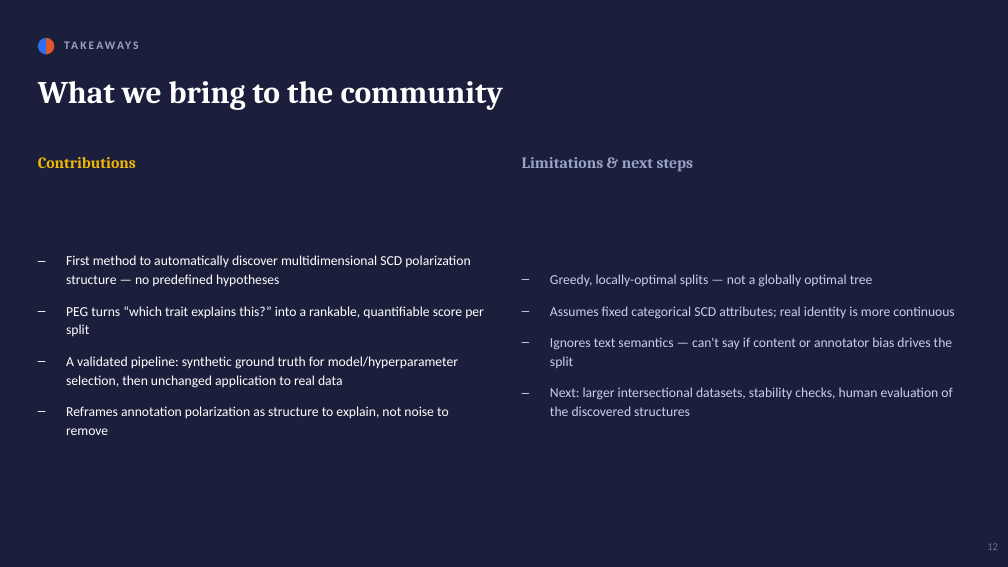
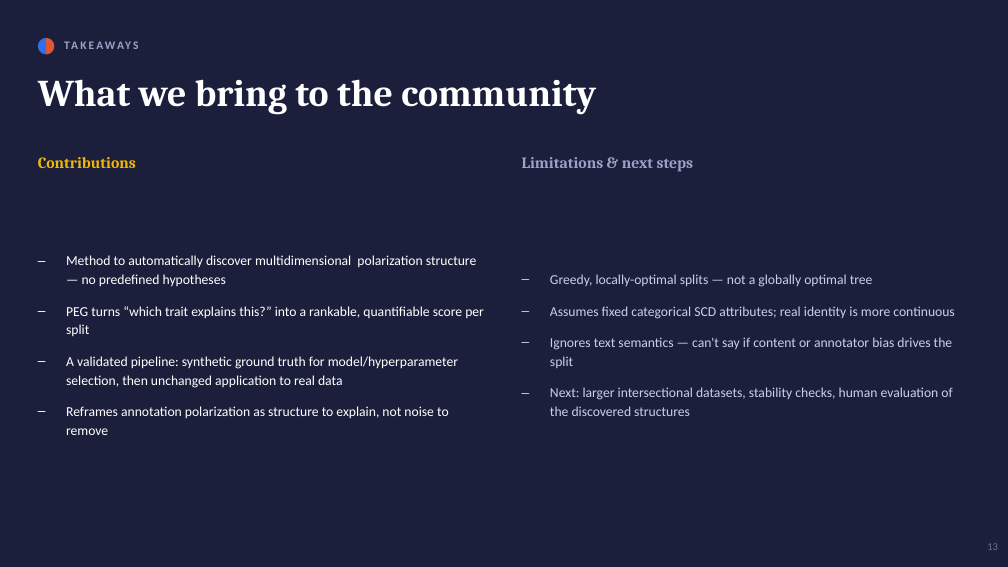
Before and after one commit to Swkratis210204/polartox, a slide deck: slide 13 of polarized_trees/Polarized_Trees_Presentation.pptx. Drawn at 1008x567 pixels with LibreOffice and Linux fonts; fonts in the diff are those of the drawing. Boxes give left, top, right and bottom in pixels: in the first picture for what was removed or moved away, otherwise in the second. Text is boxed around its words. In the diff, an @@ line names an element or a change of style, - is before the commit and + after.

```diff
--- a/polarized_trees/Polarized_Trees_Presentation.pptx
+++ b/polarized_trees/Polarized_Trees_Presentation.pptx
@@ text "What we bring to the ..." at [38, 79, 596, 115]: size 30 to 36 pt @@
@@ text at [66, 255, 476, 287]: text changed @@
-– First method to automatically discover multidimensional SCD polarization structure — no predefined hypotheses
+– Method to automatically discover multidimensional polarization structure — no predefined hypotheses
```
Also in this commit, not shown: 9 other slides changed, 3 slides added, 2 slides removed, 1 other file.
